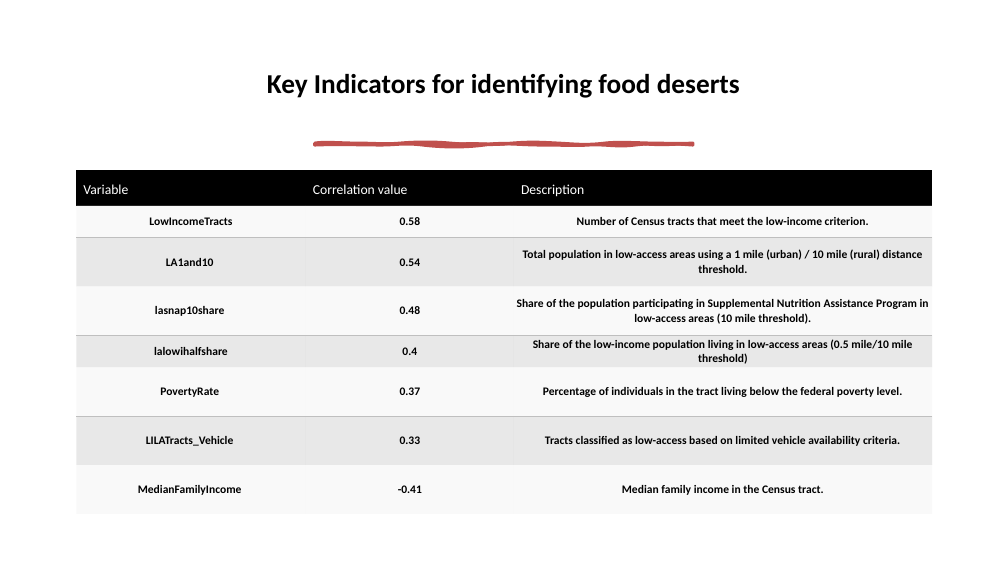
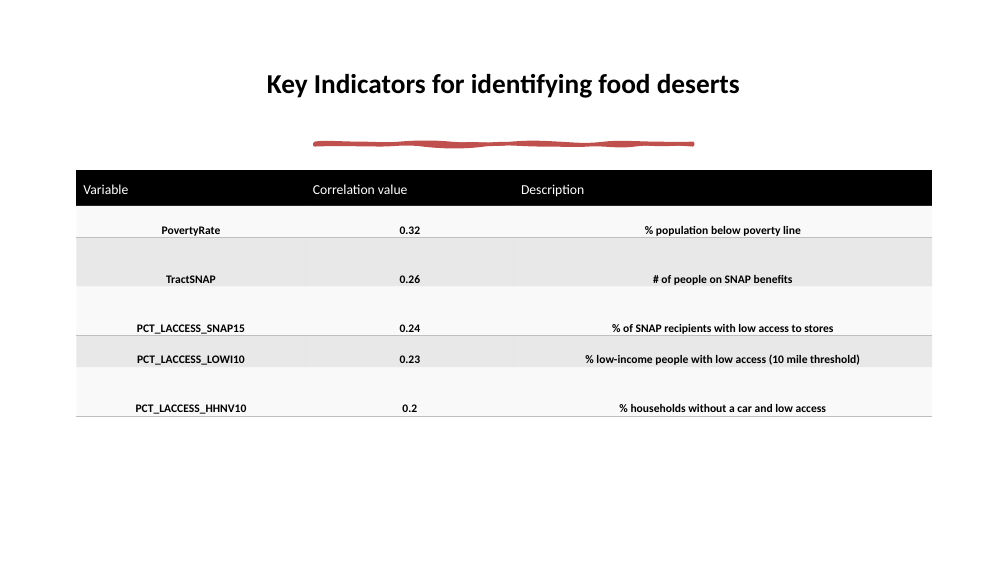
Before and after one commit to Asbetos/DATS6101_final_project, a slide deck: slide 14 of presentation/Presentation Slides- Food deserts in US.pptx (slide 15 before the commit). Drawn at 1008x567 pixels with LibreOffice and Linux fonts; fonts in the diff are those of the drawing. Boxes give left, top, right and bottom in pixels: in the first picture for what was removed or moved away, otherwise in the second. Text is boxed around its words. In the diff, an @@ line names an element or a change of style, - is before the commit and + after.

```diff
--- a/presentation/Presentation Slides- Food deserts in US.pptx
+++ b/presentation/Presentation Slides- Food deserts in US.pptx
@@ table at [76, 170, 932, 418] @@
-row 2: LowIncomeTracts | 0.58 | Number of Census tracts that meet the low-income criterion.
-row 3: LA1and10 | 0.54 | Total population in low-access areas using a 1 mile (urban) / 10 mile (rural) distance threshold.
-row 4: lasnap10share | 0.48 | Share of the population participating in Supplemental Nutrition Assistance Program in low-access areas (10 mile threshold).
-row 5: lalowihalfshare | 0.4 | Share of the low-income population living in low-access areas (0.5 mile/10 mile threshold)
-row 6: PovertyRate | 0.37 | Percentage of individuals in the tract living below the federal poverty level.
-row 7: LILATracts_Vehicle | 0.33 | Tracts classified as low-access based on limited vehicle availability criteria.
-row 8: MedianFamilyIncome | -0.41 | Median family income in the Census tract.
+row 2: PovertyRate | 0.32 | % population below poverty line
+row 3: TractSNAP | 0.26 | # of people on SNAP benefits
+row 4: PCT_LACCESS_SNAP15 | 0.24 | % of SNAP recipients with low access to stores
+row 5: PCT_LACCESS_LOWI10 | 0.23 | % low-income people with low access (10 mile threshold)
+row 6: PCT_LACCESS_HHNV10 | 0.2 | % households without a car and low access
```
Also in this commit, not shown: 6 other slides changed, 2 slides added, 1 slide removed, 12 other files.
